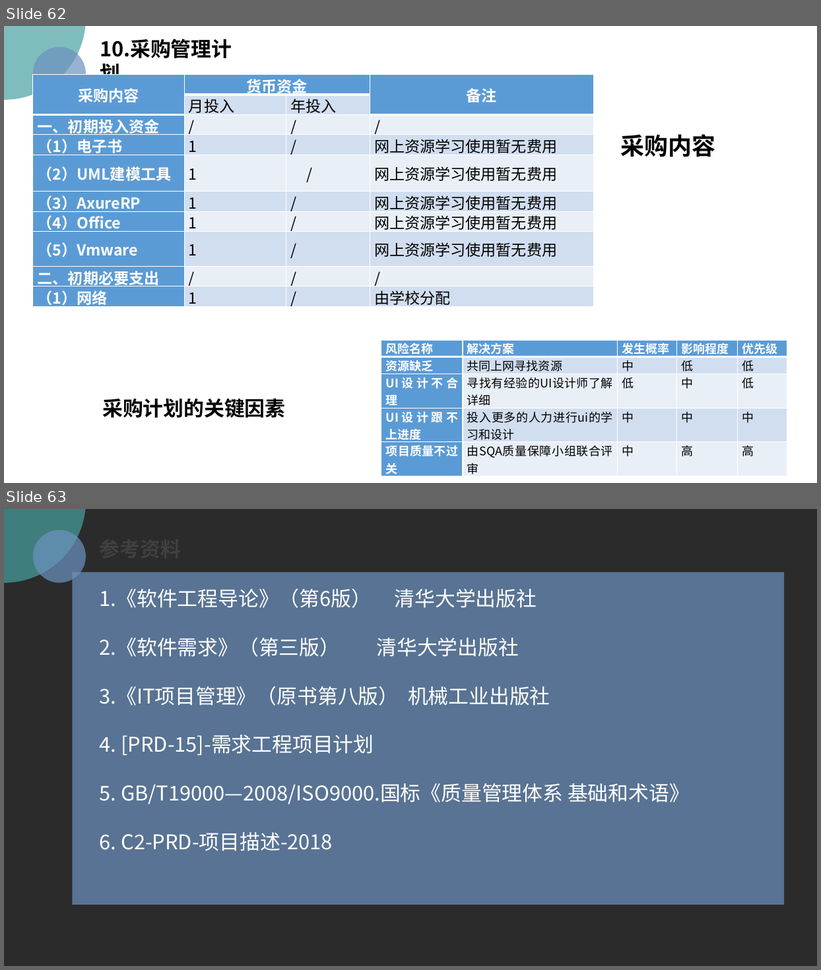
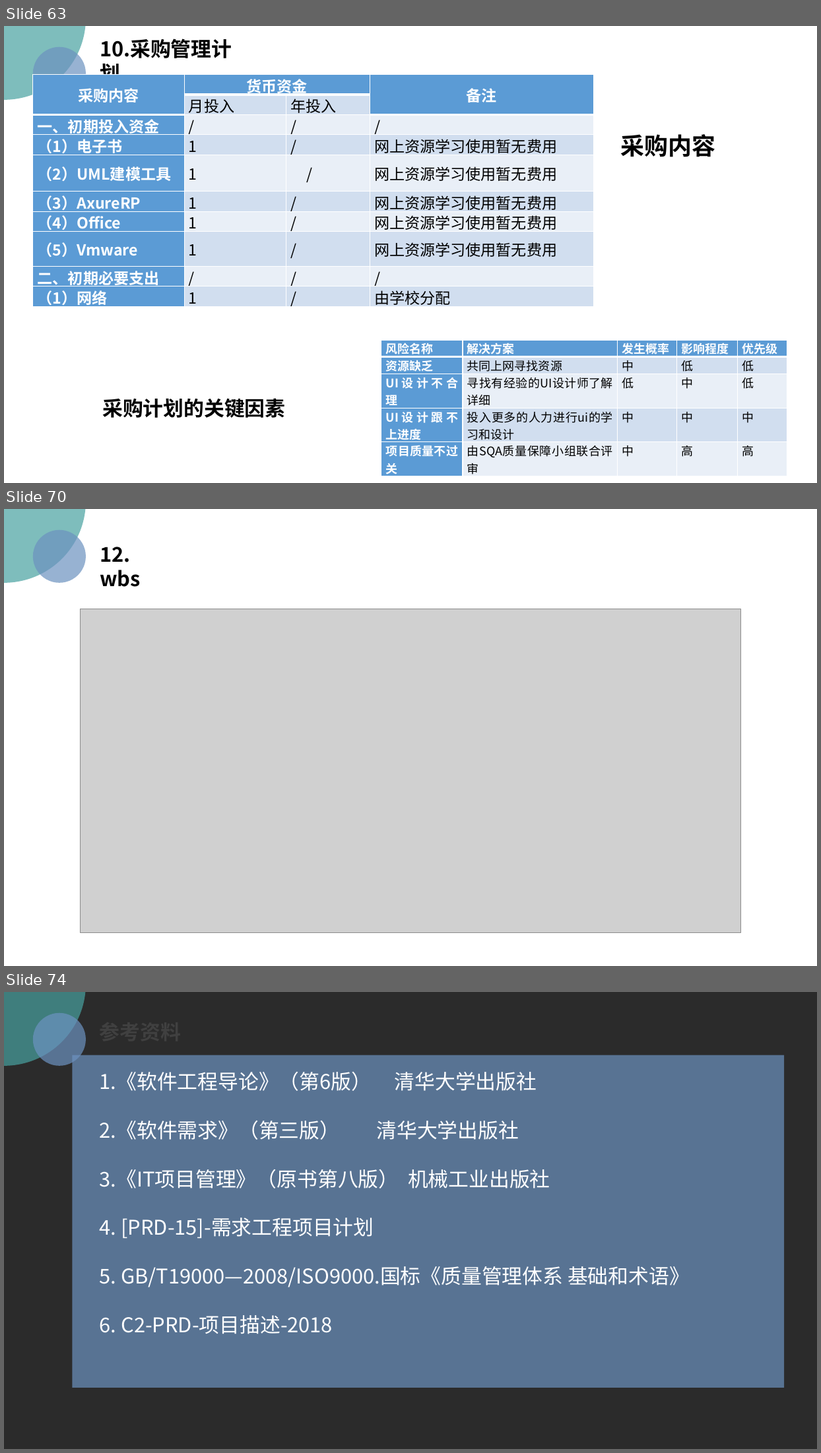
Before and after one commit to PRD2018/PRD2018-G15, a slide deck: 受控文档/01-需求工程项目计划/[PRD-15]需求工程项目计划.pptx. Shown one above the other, each under a label of ours: slides 62 and 63 before the commit, slides 63, 70 and 74 after it; the slides between them are not shown. The pictures are 821x970 and 821x1453 pixels, drawn with LibreOffice and Linux fonts; fonts in the diff are those of the drawing; grey boxes stand for pictures; background and template pictures are left out; a plain dark background stands for a picture behind light text. Boxes give left, top, right and bottom in pixels: in the first picture for what was removed or moved away, otherwise in the second. Text is boxed around its words. In the diff, an @@ line names an element or a change of style, - is before the commit and + after.

```diff
--- a/受控文档/01-需求工程项目计划/[PRD-15]需求工程项目计划.pptx
+++ b/受控文档/01-需求工程项目计划/[PRD-15]需求工程项目计划.pptx
@@ slide 70 added at bbox=[4, 509, 817, 966], background picture (left out) @@
@@ ellipse added at bbox=[4, 509, 86, 583], fill #48A2A0 at 70% opacity @@
@@ ellipse added at bbox=[32, 529, 86, 583], fill #6C92C0 at 70% opacity @@
@@ text added at bbox=[100, 547, 140, 587], 24 pt, text #000000, bold @@
+12. wbs
@@ picture added at bbox=[81, 609, 741, 933] @@
@@ what was slide 62 is now slide 63 @@
@@ what was slide 63 is now slide 74 @@
```
Also in this commit, not shown: 7 slides changed, 10 other slides added.
